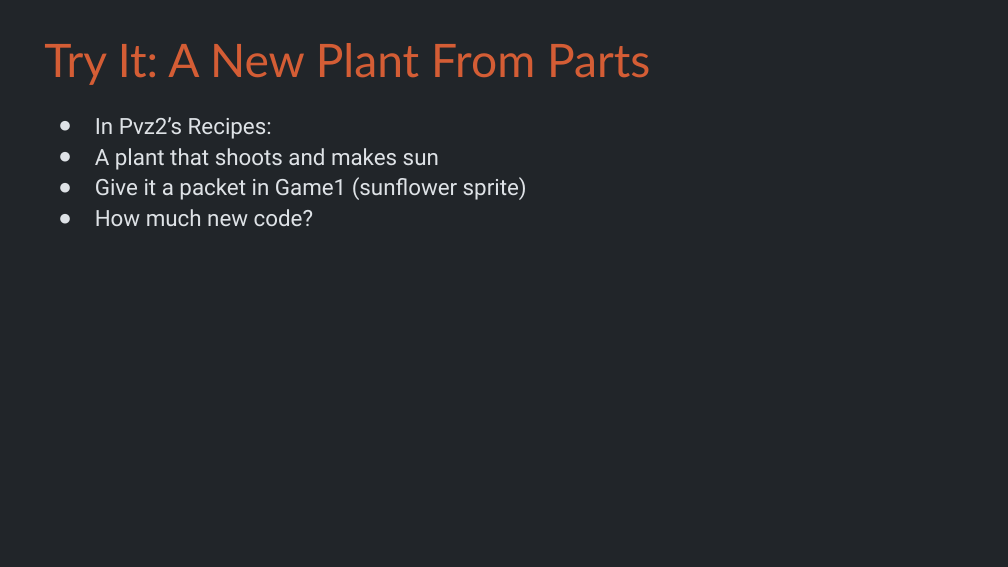
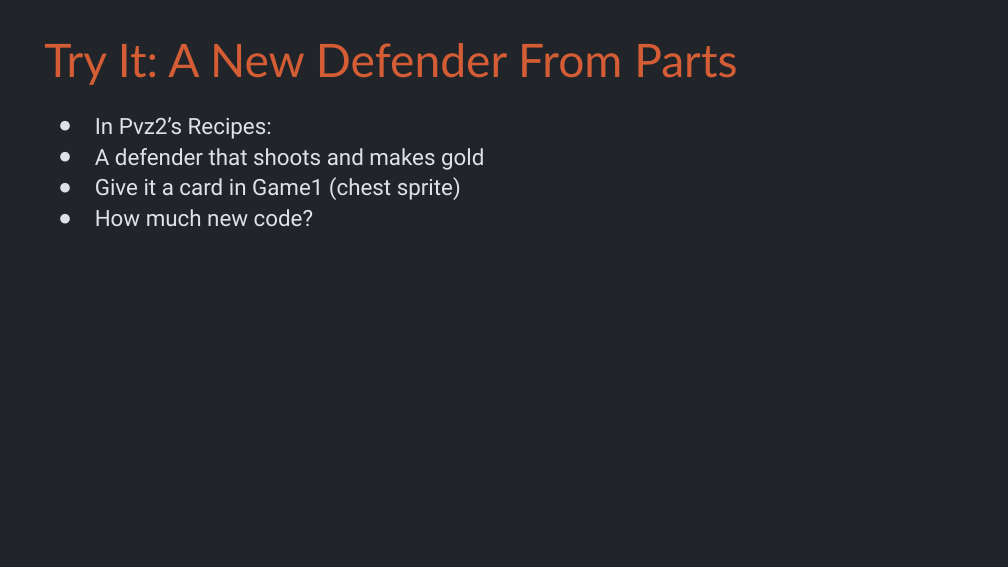
Before and after one commit to Metamate/gar, a slide deck: slide 21 of slides/09 Plants vs. Zombies.pptx. Drawn at 1008x567 pixels with LibreOffice and Linux fonts; fonts in the diff are those of the drawing. Boxes give left, top, right and bottom in pixels: in the first picture for what was removed or moved away, otherwise in the second. Text is boxed around its words. In the diff, an @@ line names an element or a change of style, - is before the commit and + after.

```diff
--- a/slides/09 Plants vs. Zombies.pptx
+++ b/slides/09 Plants vs. Zombies.pptx
@@ title at box(44, 43, 737, 85): text changed @@
-Try It: A New Plant From Parts
+Try It: A New Defender From Parts
@@ text at box(95, 148, 484, 200): text changed @@
-● A plant that shoots and makes sun
-● Give it a packet in Game1 (sunflower sprite)
+● A defender that shoots and makes gold
+● Give it a card in Game1 (chest sprite)
```
Also in this commit, not shown: 23 other slides changed, 8 other files.
